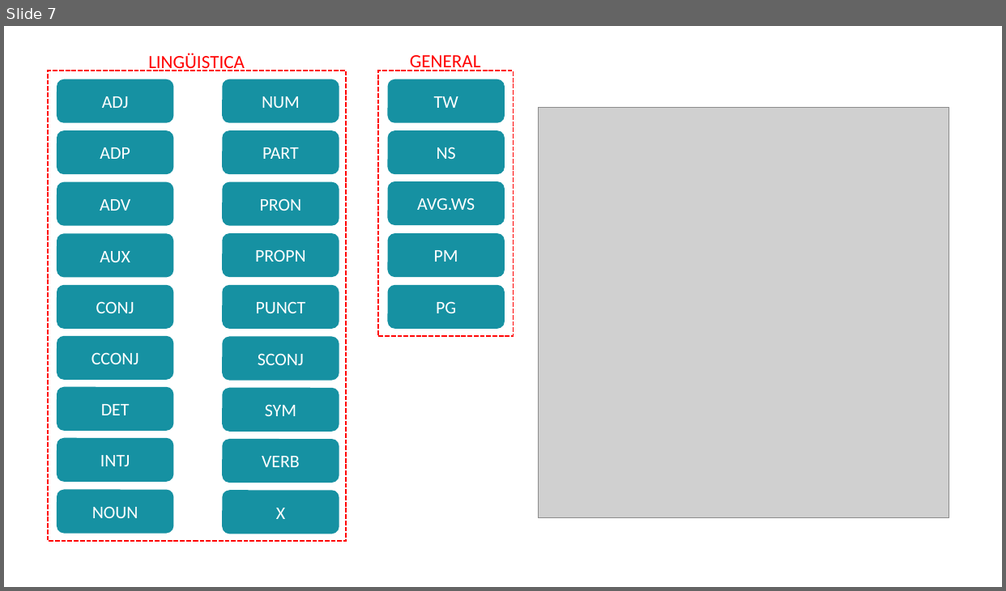
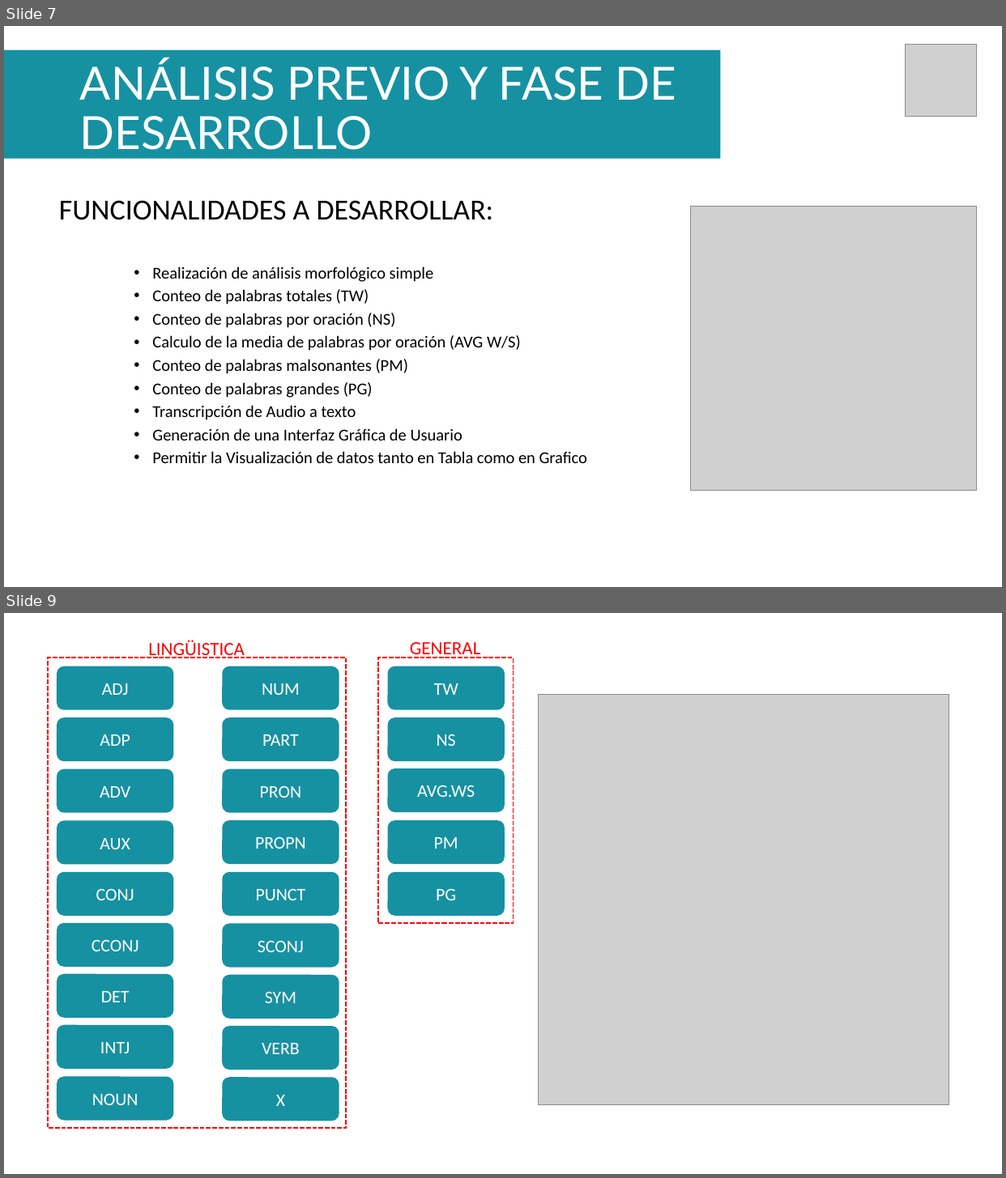
Before and after one commit to pablofernandez070/BrainLingua, a slide deck: Manual_Usuario/BrainLingua NLP.pptx. Shown one above the other, each under a label of ours: slide 7 before the commit, slides 7 and 9 after it; the slides between them are not shown. The pictures are 1006x591 and 1006x1178 pixels, drawn with LibreOffice and Linux fonts; fonts in the diff are those of the drawing; grey boxes stand for pictures. Boxes give left, top, right and bottom in pixels: in the first picture for what was removed or moved away, otherwise in the second. Text is boxed around its words. In the diff, an @@ line names an element or a change of style, - is before the commit and + after.

```diff
--- a/Manual_Usuario/BrainLingua NLP.pptx
+++ b/Manual_Usuario/BrainLingua NLP.pptx
@@ slide 7 added at box(4, 26, 1002, 587), background #FFFFFF @@
@@ picture added at box(906, 44, 978, 116) @@
@@ rectangle added at box(4, 50, 720, 159), fill #1691A2 @@
@@ title added at box(80, 60, 676, 150), 44 pt, text #FFFFFF @@
+ANÁLISIS PREVIO Y FASE DE DESARROLLO
@@ text added at box(59, 200, 587, 463), 16 pt, text #000000 @@
+FUNCIONALIDADES A DESARROLLAR:
+    • Realización de análisis morfológico simple
+    • Conteo de palabras totales (TW)
+    • Conteo de palabras por oración (NS)
+    • Calculo de la media de palabras por oración (AVG W/S)
+    • Conteo de palabras malsonantes (PM)
+    • Conteo de palabras grandes (PG)
+    • Transcripción de Audio a texto
+    • Generación de una Interfaz Gráfica de Usuario
+    • Permitir la Visualización de datos tanto en Tabla como en Grafico
@@ picture added at box(691, 207, 977, 490) @@
@@ what was slide 7 is now slide 9 @@
```
Also in this commit, not shown: 6 slides changed, 3 other slides added, 2 slides removed, 12 other files.
